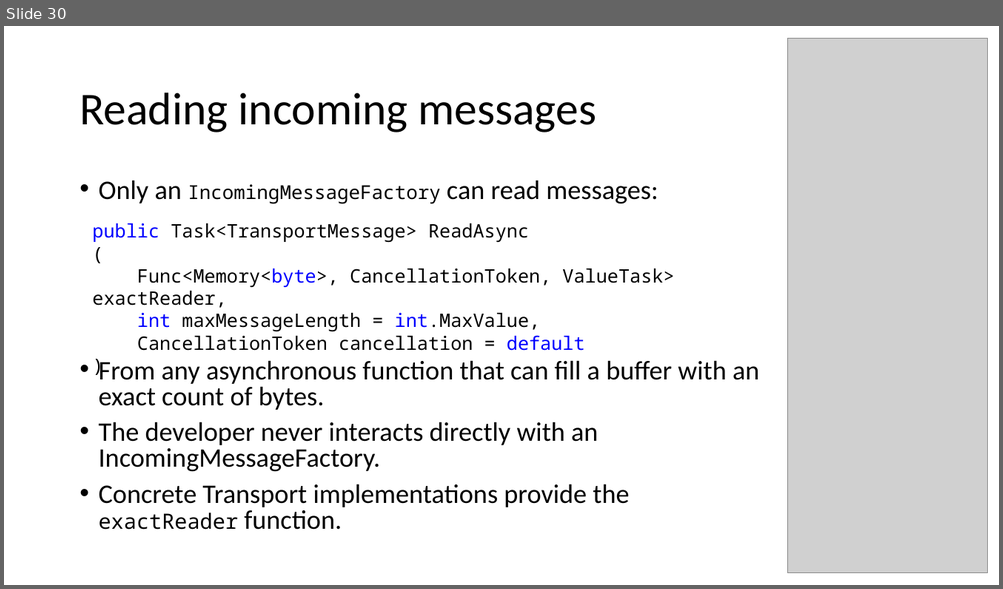
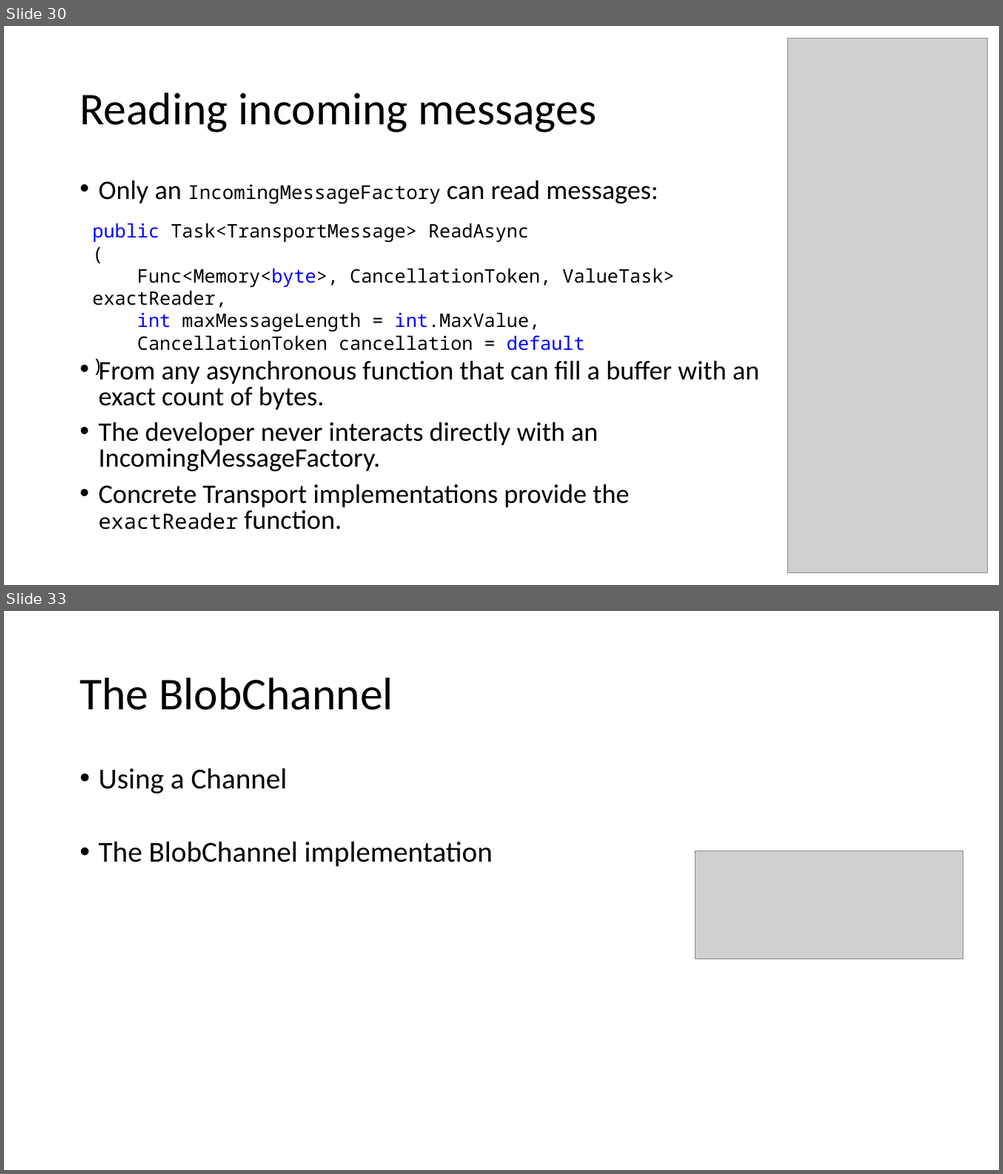
Before and after one commit to signature-opensource/CK-AppIdentity-Transport, a slide deck: Doc/CK-AppIdentity.pptx. Shown one above the other, each under a label of ours: slide 30 before the commit, slides 30 and 33 after it; the slides between them are not shown. The pictures are 1003x589 and 1003x1174 pixels, drawn with LibreOffice and Linux fonts; fonts in the diff are those of the drawing; grey boxes stand for pictures. Boxes give left, top, right and bottom in pixels: in the first picture for what was removed or moved away, otherwise in the second. Text is boxed around its words. In the diff, an @@ line names an element or a change of style, - is before the commit and + after.

```diff
--- a/Doc/CK-AppIdentity.pptx
+++ b/Doc/CK-AppIdentity.pptx
@@ slide 33 added at (4,611,999,1170), background #FFFFFF @@
@@ title added at (79,678,392,710), 44 pt, text #000000 @@
+The BlobChannel
@@ text added at (99,768,492,867), 28 pt, text #000000 @@
+• Using a Channel
+• The BlobChannel implementation
@@ picture added at (696,851,963,960) @@
```
Also in this commit, not shown: 1 slide changed, 1 other slide added, 2 other files.
